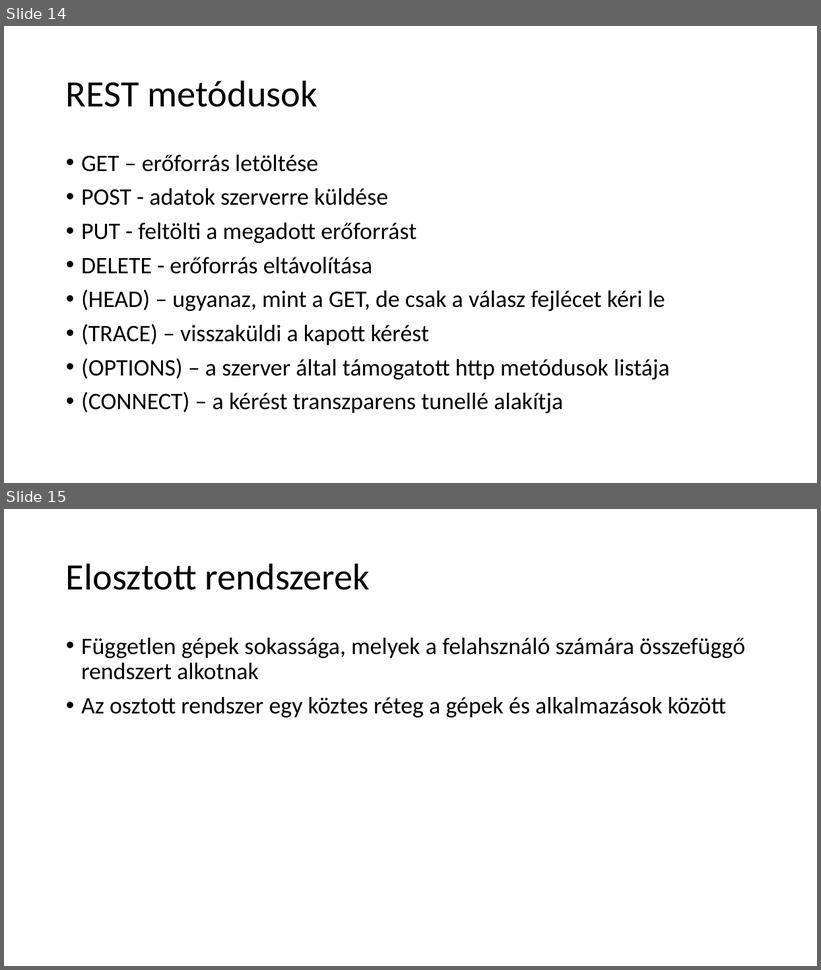
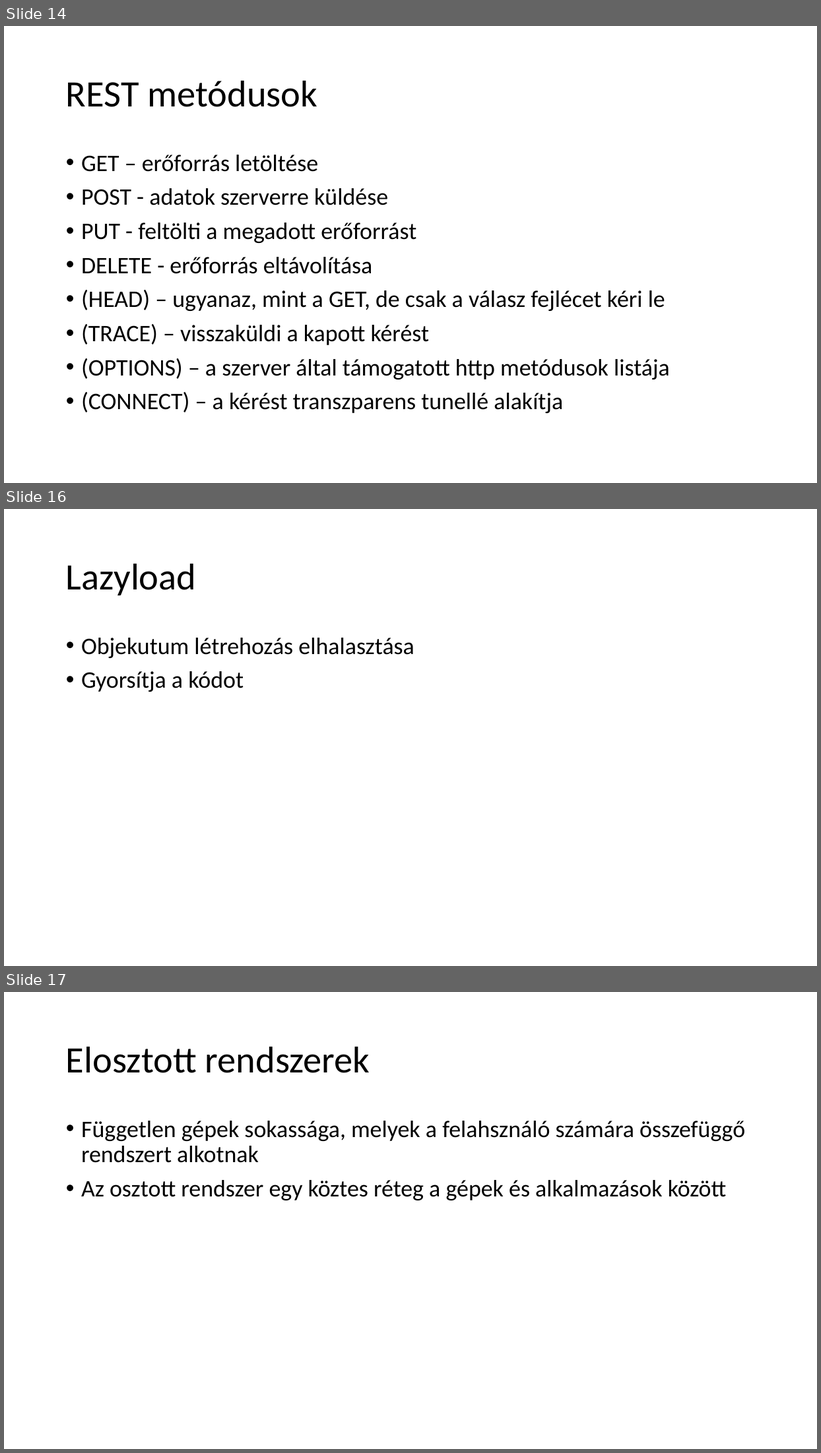
Before and after one commit to krsjakb/osztott-rendszerek-parhuzamos-programozas, a slide deck: Osztott rendszerek, párhuzamos programozás.pptx. Shown one above the other, each under a label of ours: slides 14 and 15 before the commit, slides 14, 16 and 17 after it; the slides between them are not shown. The pictures are 821x970 and 821x1453 pixels, drawn with LibreOffice and Linux fonts; fonts in the diff are those of the drawing. Boxes give left, top, right and bottom in pixels: in the first picture for what was removed or moved away, otherwise in the second. Text is boxed around its words. In the diff, an @@ line names an element or a change of style, - is before the commit and + after.

```diff
--- a/Osztott rendszerek, párhuzamos programozás.pptx
+++ b/Osztott rendszerek, párhuzamos programozás.pptx
@@ slide 16 added at (x1=4, y1=509, x2=817, y2=966), background #FFFFFF @@
@@ title added at (x1=66, y1=563, x2=196, y2=595), 44 pt, text #000000 @@
+Lazyload
@@ text added at (x1=81, y1=638, x2=415, y2=692), 28 pt, text #000000 @@
+• Objekutum létrehozás elhalasztása
+• Gyorsítja a kódot
@@ what was slide 15 is now slide 17 @@
```
Also in this commit, not shown: 2 slides changed, 2 other slides added, 36 other files.
